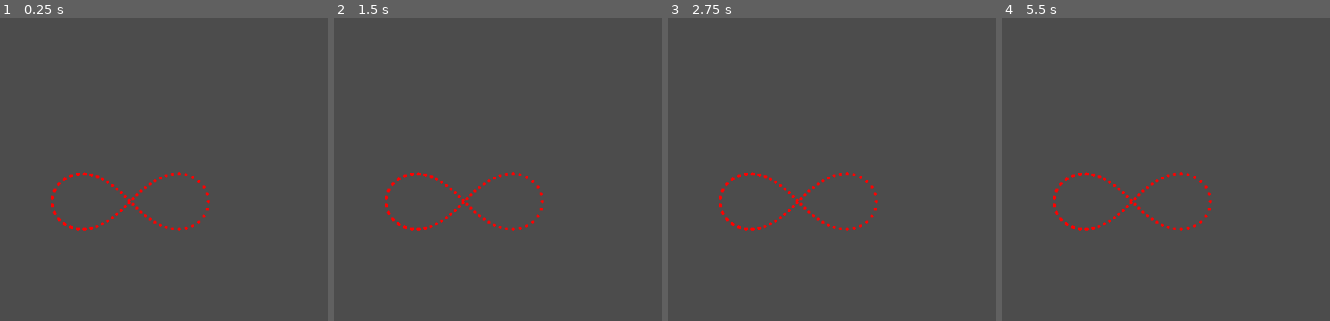
Above: before the commit, frames 1-4 (left to right).
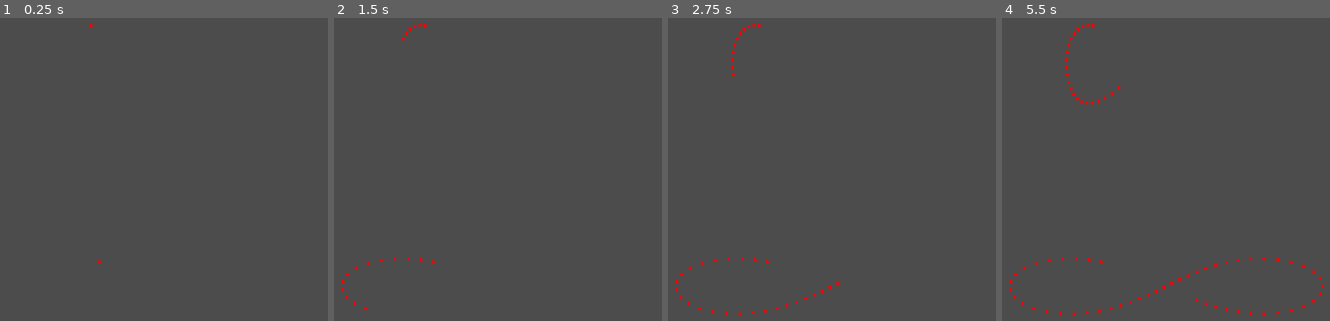
Above: after the commit, the same moments.

Repository: hamdle/Lemniscate-of-Bernoulli-Godot
Game: Godot game, scene res://Node.tscn
Two runs of this game, one before a commit and one after it. Both use one fixed random seed, a clock stepped at 60 frames per second and the inputs below. The engine's default icon, where the game draws it, is replaced by a stand-in: a white triangle on a blue panel in a dark square.
Inputs:
- Up to frame 1 (0.25 s): no input
- Up to frame 2 (1.5 s): tap Enter at 0.5 s; tap Space at 1.25 s
- Up to frame 3 (2.75 s): tap Enter at 2 s
- Up to frame 4 (5.5 s): tap Space at 2.75, 4.25 s; tap Enter at 3.5 s

The runs differ from the first frame. In frame 1, 0.8% of the frame differs, in the area x 15-65%, y 1-82%; in frame 2, 1.0%; in frame 3, 1.2%; in frame 4, 1.6%, in the area x 1-99%, y 1-99%.

Commit message:
Extract to instance and add plot timer

Diff:
--- a/KinematicBody2D.gd
+++ b/KinematicBody2D.gd
@@ -1,14 +1,33 @@
 extends KinematicBody2D
 
+enum PLOT { Gerono, Bernoulli }
+
+export var plot_type = PLOT.Gerono
+export var speed = 0.25
+export var plot_scale = Vector2(100, 100)
+
 var points = Array()
+var drawable_points = Array()
+var count = 0
 
 func _ready():
-	# lemniscate_of_gerono(-4, 4)
-	lemniscate_of_bernoulli(-4, 4)
+	# Run plot type
+	if (plot_type == PLOT.Gerono):
+		lemniscate_of_gerono(-4, 4)
+	elif (plot_type == PLOT.Bernoulli):
+		lemniscate_of_bernoulli(-4, 4)
+
+	# Set timer
+	$Timer.wait_time = speed
+
+func _process(delta):
+	update()
+	pass
 
 func _draw():
-	for p in points:
+	for p in drawable_points:
 		draw_circle(p, 2, Color(255,0,0))
+
 
 func lemniscate_of_gerono(start, end):
 	var new_pos = Vector2()
@@ -17,18 +36,27 @@
 	while t <= end:
 		new_pos.x = cos(t)
 		new_pos.y = sin(2 * t) / 2
-		print(new_pos * scale)
-		points.append(new_pos * scale)
+		print(new_pos * plot_scale)
+		points.append(new_pos * plot_scale)
 		t += 0.1
 
 func lemniscate_of_bernoulli(start, end):
 	var new_pos = Vector2()
-	var pos_scale = Vector2(100,100)
+	var pos_scale = Vector2(200,200)
 	var t = start
 	while t <= end:
 		var scale = 2 / (3 - cos(2 * t))
 		new_pos.x = scale * cos(t)
 		new_pos.y = scale * sin(2 * t) / 2
-		print(new_pos * pos_scale)
-		points.append(new_pos * pos_scale)
+		print(new_pos * plot_scale)
+		points.append(new_pos * plot_scale)
 		t += 0.1
+
+func _on_Timer_timeout():
+	if count >= points.size():
+		print(self.name + " done plotting")
+		$Timer.stop()
+		return
+	drawable_points.append(points[count])
+	count = count + 1
+	print(count)
--- a/Node.tscn
+++ b/Node.tscn
@@ -1,24 +1,17 @@
-[gd_scene load_steps=3 format=2]
+[gd_scene load_steps=2 format=2]
 
-[ext_resource path="res://KinematicBody2D.gd" type="Script" id=1]
-[ext_resource path="res://icon.png" type="Texture" id=2]
+[ext_resource path="res://Plotter.tscn" type="PackedScene" id=1]
 
 [node name="Node" type="Node" index="0"]
 
-[node name="KinematicBody2D" type="KinematicBody2D" parent="." index="0"]
+[node name="KinematicBody2D" parent="." index="0" instance=ExtResource( 1 )]
 
-position = Vector2( 526.367, 327.684 )
-input_pickable = false
-collision_layer = 1
-collision_mask = 1
-collision/safe_margin = 0.08
-script = ExtResource( 1 )
-__meta__ = {
-"_edit_group_": true
-}
+position = Vector2( 541.821, 151.505 )
 
-[node name="Sprite" type="Sprite" parent="KinematicBody2D" index="0"]
+[node name="KinematicBody2D2" parent="." index="1" instance=ExtResource( 1 )]
 
-visible = false
-texture = ExtResource( 2 )
-_sections_unfolded = [ "Visibility" ]
+position = Vector2( 569.839, 436.182 )
+scale = Vector2( 1, 1 )
+plot_type = 1
+speed = 0.1
+plot_scale = Vector2( 200, 100 )
--- /dev/null
+++ b/Plotter.tscn
@@ -0,0 +1,34 @@
+[gd_scene load_steps=3 format=2]
+
+[ext_resource path="res://KinematicBody2D.gd" type="Script" id=1]
+[ext_resource path="res://icon.png" type="Texture" id=2]
+
+[node name="KinematicBody2D" type="KinematicBody2D"]
+
+position = Vector2( 526.367, 327.684 )
+input_pickable = false
+collision_layer = 1
+collision_mask = 1
+collision/safe_margin = 0.08
+script = ExtResource( 1 )
+__meta__ = {
+"_edit_group_": true
+}
+plot_type = 0
+speed = 0.25
+plot_scale = Vector2( 100, 100 )
+
+[node name="Sprite" type="Sprite" parent="." index="0"]
+
+visible = false
+texture = ExtResource( 2 )
+_sections_unfolded = [ "Visibility" ]
+
+[node name="Timer" type="Timer" parent="." index="1"]
+
+process_mode = 1
+wait_time = 0.25
+one_shot = false
+autostart = true
+
+[connection signal="timeout" from="Timer" to="." method="_on_Timer_timeout"]
